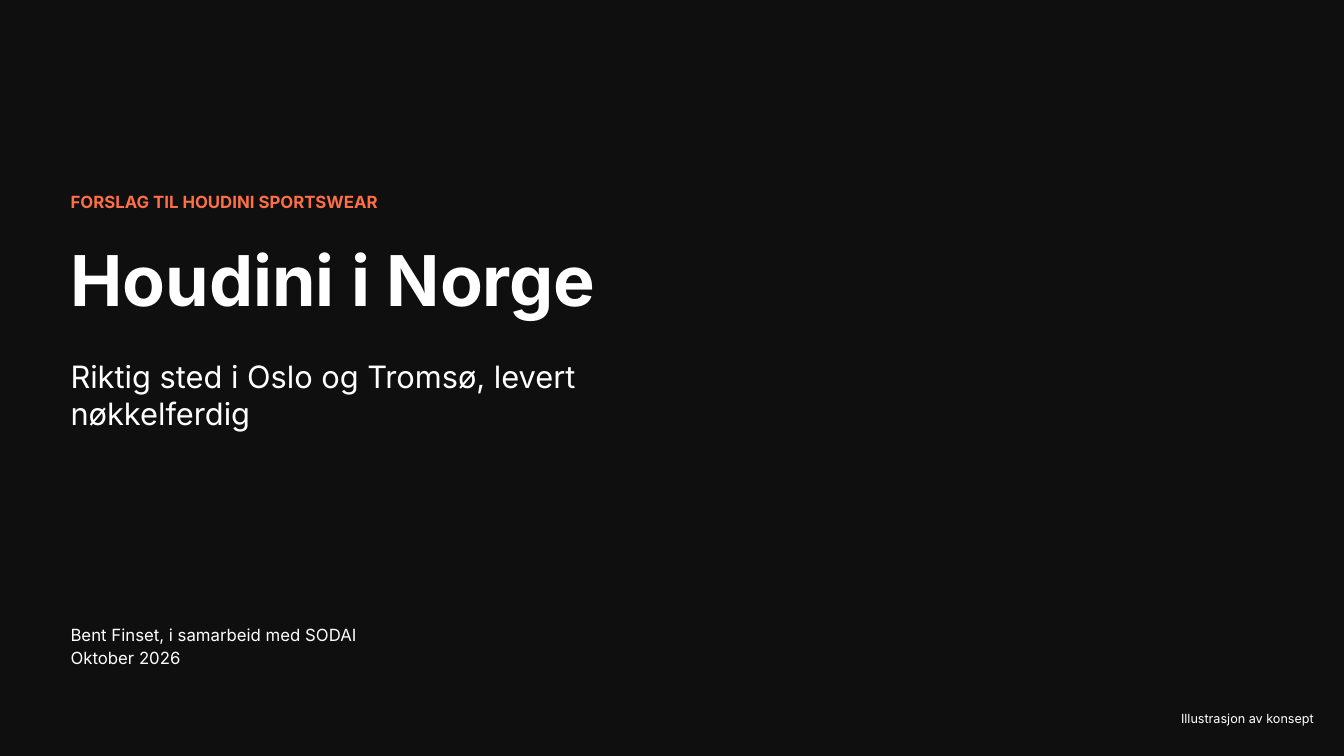
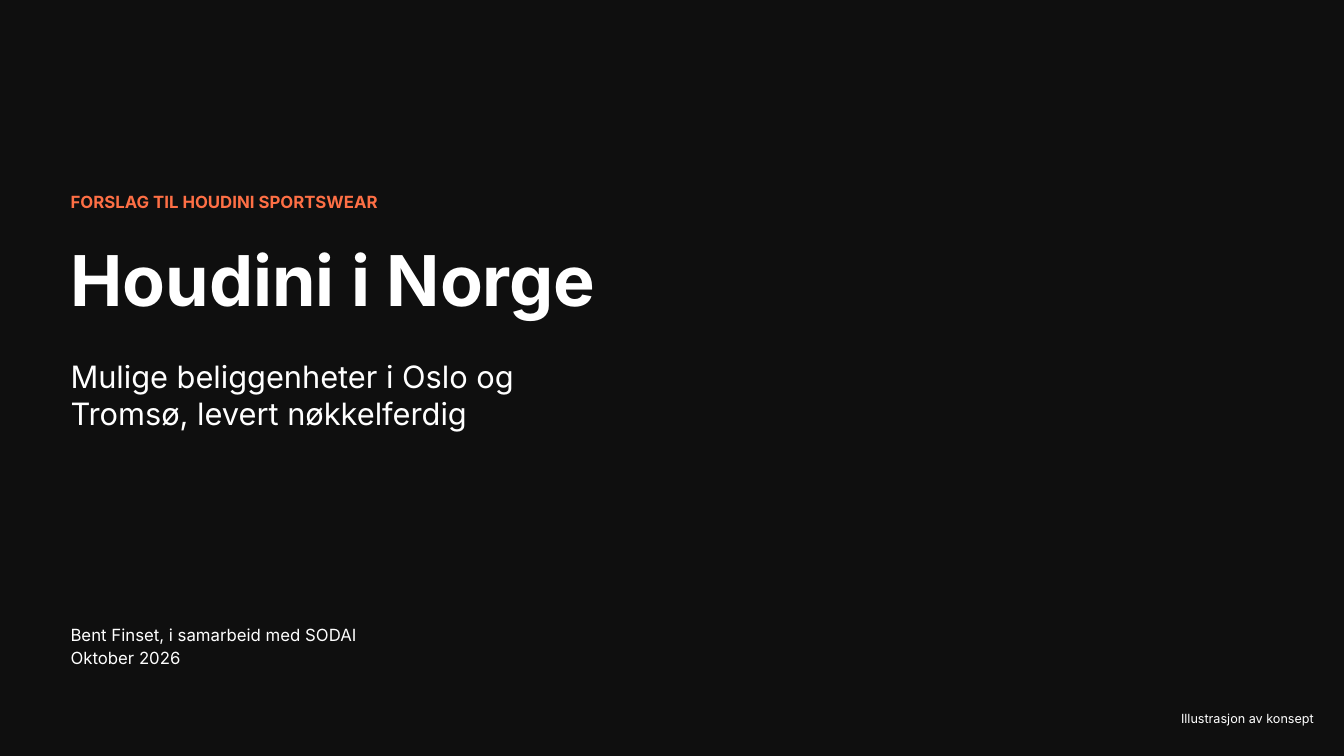
Before and after one commit to bent-commits/finset-trading, a slide deck: slide 1 of analyser/houdini/Houdini_i_Norge.pptx. Drawn at 1344x756 pixels with LibreOffice and Linux fonts; fonts in the diff are those of the drawing; background and template pictures are left out. Boxes give left, top, right and bottom in pixels: in the first picture for what was removed or moved away, otherwise in the second. Text is boxed around its words. In the diff, an @@ line names an element or a change of style, - is before the commit and + after.

```diff
--- a/analyser/houdini/Houdini_i_Norge.pptx
+++ b/analyser/houdini/Houdini_i_Norge.pptx
@@ text at (71, 365, 513, 432): text changed @@
-Riktig sted i Oslo og Tromsø, levert nøkkelferdig
+Mulige beliggenheter i Oslo og Tromsø, levert nøkkelferdig
```
Also in this commit, not shown: 9 other slides changed, 1 slide added, 2 other files.
